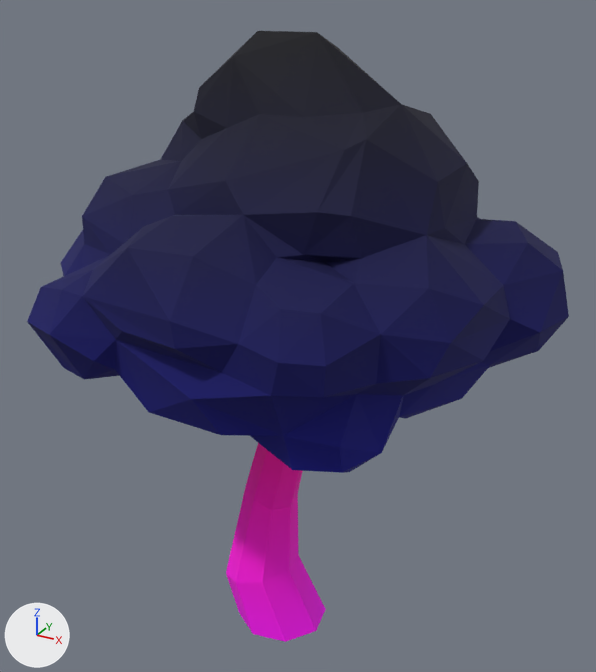
Renders of the glTF model assets/synty/synty-tree-round-01.gltf from each side of a commit.
Camera for both pictures: a 50 mm camera at (2.11, -3.7, 3.87) aimed at (0.02, 0.1, 1.98). The lights are fixed; the arrows at lower left show +X, +Y and +Z. The picture after the commit comes second. Vertices at exactly the same position are counted once.

Objects in the first picture: 'SM_Tree_Round_01'.
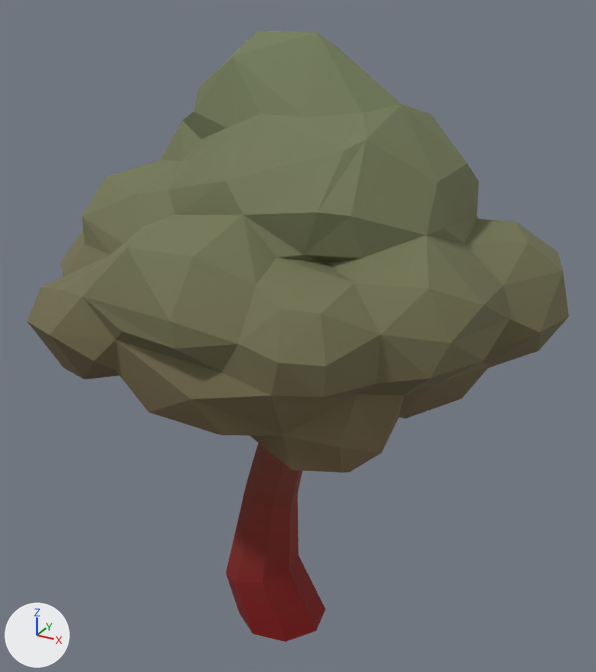
What changed in the scene script:
```text
Add img_image_0:
    img_image_0 = load_image('Image_0', '_unpacked/Image_0', 512, 512, 'sRGB')
Change mat_lambert2:
    add n3 = _N.new('ShaderNodeMix'); n3.name = 'Mix'
    add n3.data_type = 'RGBA'
    add n3.blend_type = 'MULTIPLY'
    add n3.inputs[0].default_value = 1.0  # 'Factor'
    add n4 = _N.new('ShaderNodeTexImage'); n4.name = 'Image Texture'
    add n4.image = img_image_0
    where n2 = _N.new('ShaderNodeVertexColor'); n2.name = 'Color Attribute'
    where n0 = _N.new('ShaderNodeBsdfPrincipled'); n0.name = 'Principled BSDF'
    remove _L.new(n2.outputs[0], n0.inputs[0])  # 'Color' to 'Base Color'
    add _L.new(n3.outputs[2], n0.inputs[0])  # 'Result' to 'Base Color'
    add _L.new(n2.outputs[0], n3.inputs[7])  # 'Color' to 'B'
    add _L.new(n4.outputs[0], n3.inputs[6])  # 'Color' to 'A'
Change me_sm_tree_round_01:
    where me_sm_tree_round_01.from_pydata(...)  # 264 vertices, 514 faces; spans x -1.45..1.47, y -1.15..1.09, z -0.14..3.62
    used by ob_sm_tree_round_01; location = (0.0, 0.0, 0.0)
    me_sm_tree_round_01 part 1: 189 faces centred in x -1.22..1.33, y -1.07..1.06, z 2.5..3.58 are repainted in the vertex colours; the middle colour goes from dark blue #000041 to white #fff2f2
    me_sm_tree_round_01 part 2: 112 faces centred in x -1.42..1.42, y -1.12..1.07, z 2.15..2.5 are repainted in the vertex colours; the middle colour goes from dark blue #000061 to pale pink #ffe1e1
    me_sm_tree_round_01 part 3: 213 faces centred in x -1.38..1.25, y -1.02..1.03, z -0.05..2.14 are repainted in the vertex colours; the middle colour goes from blue #00007d to pink #ffcbcb
```

Location of each change, (x1, y1, x2, y2) in pixels of the pictures (596 x 672 px):
'SM_Tree_Round_01', surface changed, recoloured (blue to yellow)
    both: (27, 31, 569, 642)
part 1 of me_sm_tree_round_01, recoloured (lighter)
    both: (44, 31, 563, 366)
part 2 of me_sm_tree_round_01, recoloured (lighter)
    both: (27, 230, 569, 399)
part 3 of me_sm_tree_round_01, recoloured
    both: (28, 323, 534, 642)
